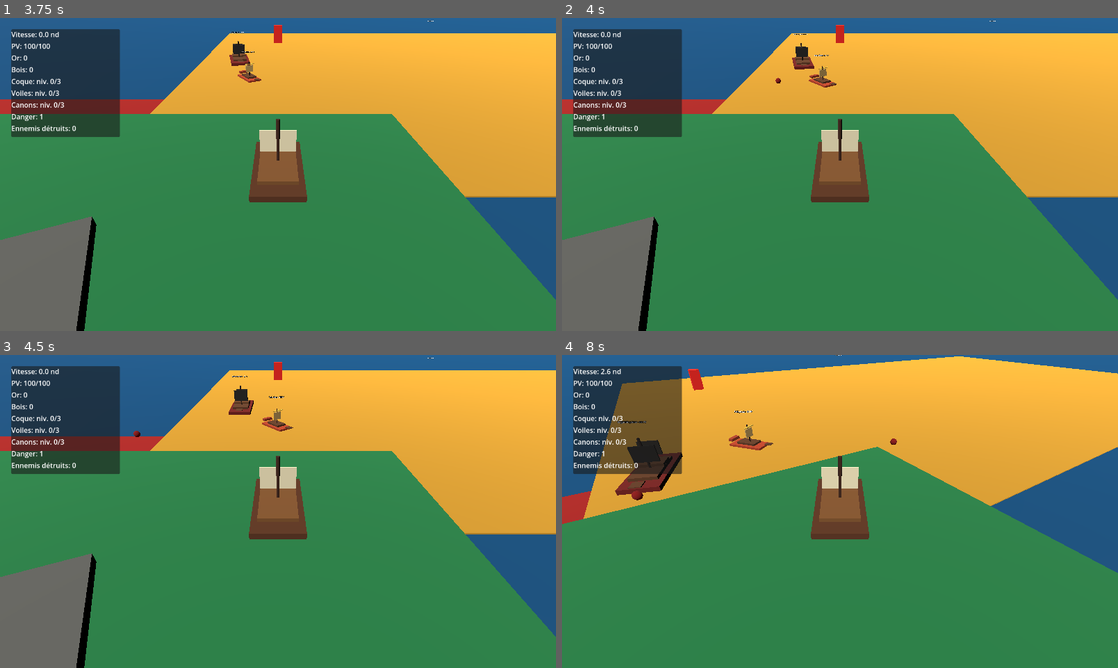
Above: before the commit, frames 1-4 (two rows, left to right).
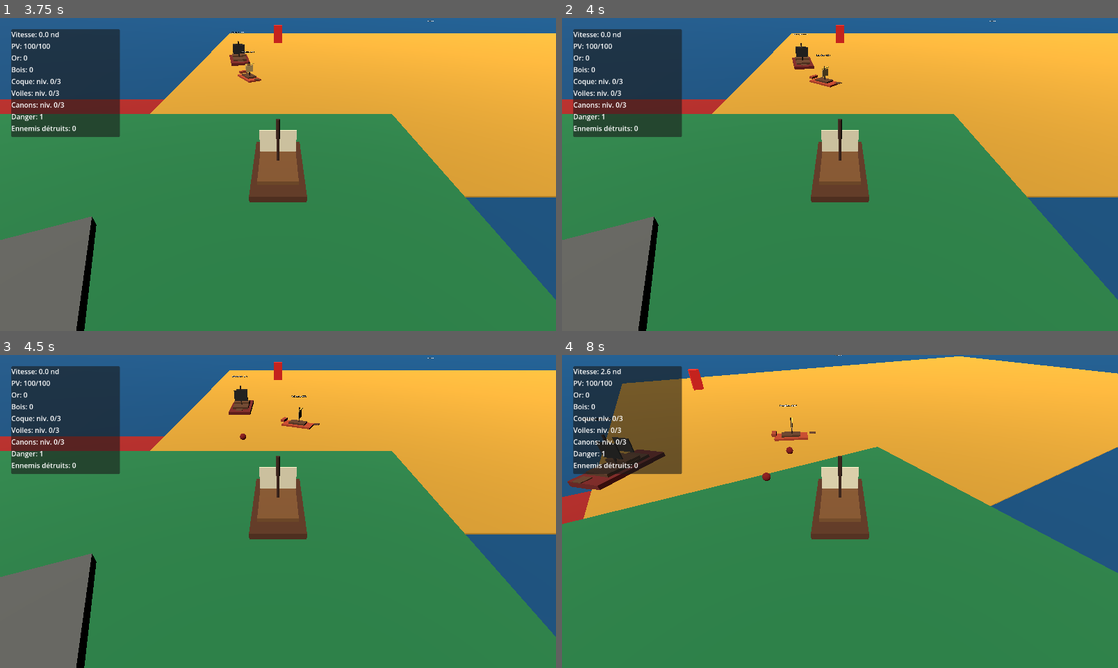
Above: after the commit, the same moments.

Repository: blou132/jeux-pirate
Game: Godot game, scene res://scenes/world/World.tscn
The game is run twice, just before and just after one commit, with the same random seed, the same clock (stepped at 60 frames per second) and the same inputs.
Inputs (mouse positions are in pixels of both pictures, inside the frame that each line leads up to):
- Up to frame 1 (3.75 s): tap Enter at 0.5 s; move the mouse to (400, 158) at 0.52 s; hold D 0.53-1.25 s; tap R at 0.6, 3.6 s; click (400, 158) at 0.67 s; drag from (166, 190) to (250, 237) at 1.27 s; move the mouse to (333, 105) at 2.02 s; hold D 2.03-2.75 s; hold Q 2.03-2.75 s; drag from (250, 237) to (111, 127) at 2.77 s; move the mouse to (444, 221) at 3.52 s; hold A from 3.53 s (still down)
- Up to frame 2 (4 s): keep holding A
- Up to frame 3 (4.5 s): release A at 4.25 s; drag from (111, 464) to (194, 433) at 4.27 s
- Up to frame 4 (8 s): move the mouse to (867, 511) at 5.02 s; hold S 5.03-5.75 s; hold Q 5.03-5.75 s; click (867, 511) at 5.17 s; drag from (756, 433) to (728, 527) at 5.77 s; move the mouse to (962, 495) at 6.52 s; hold W 6.53-7.25 s; tap R at 6.6 s; drag from (728, 527) to (812, 574) at 7.27 s

Frame 1 is identical in both runs. In frame 2, 0.2% of the frame differs, in the area x 38-51%, y 11-23%; in frame 3, 0.4%; in frame 4, 2.7%, in the area x 1-61%, y 15-47%.

Commit message:
fix: align enemy ships before broadside fire

Diff:
--- a/scripts/boats/EnemyShipAI.gd
+++ b/scripts/boats/EnemyShipAI.gd
@@ -4,7 +4,7 @@
 @export var detection_range: float = 55.0
 @export var stop_distance: float = 7.0
 @export var projectile_speed: float = 13.0
-@export var broadside_tolerance_degrees: float = 60.0
+@export var broadside_fire_alignment_degrees: float = 25.0
 @export var broadside_muzzle_offset: float = 2.2
 @export var broadside_muzzle_height: float = 0.75
 @export var broadside_preferred_distance_ratio: float = 0.78
@@ -93,17 +93,17 @@
 	if offset_to_player.length_squared() < 0.01:
 		return Vector3.ZERO
 
-	var to_player := offset_to_player.normalized()
-	var port_direction := -ship.global_transform.basis.x
-	var starboard_direction := ship.global_transform.basis.x
+	var to_player: Vector3 = offset_to_player.normalized()
+	var port_direction: Vector3 = -ship.global_transform.basis.x
+	var starboard_direction: Vector3 = ship.global_transform.basis.x
 	port_direction.y = 0.0
 	starboard_direction.y = 0.0
 	port_direction = port_direction.normalized()
 	starboard_direction = starboard_direction.normalized()
 
-	var port_alignment := to_player.dot(port_direction)
-	var starboard_alignment := to_player.dot(starboard_direction)
-	var required_alignment := cos(deg_to_rad(broadside_tolerance_degrees))
+	var port_alignment: float = to_player.dot(port_direction)
+	var starboard_alignment: float = to_player.dot(starboard_direction)
+	var required_alignment: float = cos(deg_to_rad(broadside_fire_alignment_degrees))
 
 	if port_alignment >= starboard_alignment and port_alignment >= required_alignment:
 		return port_direction
